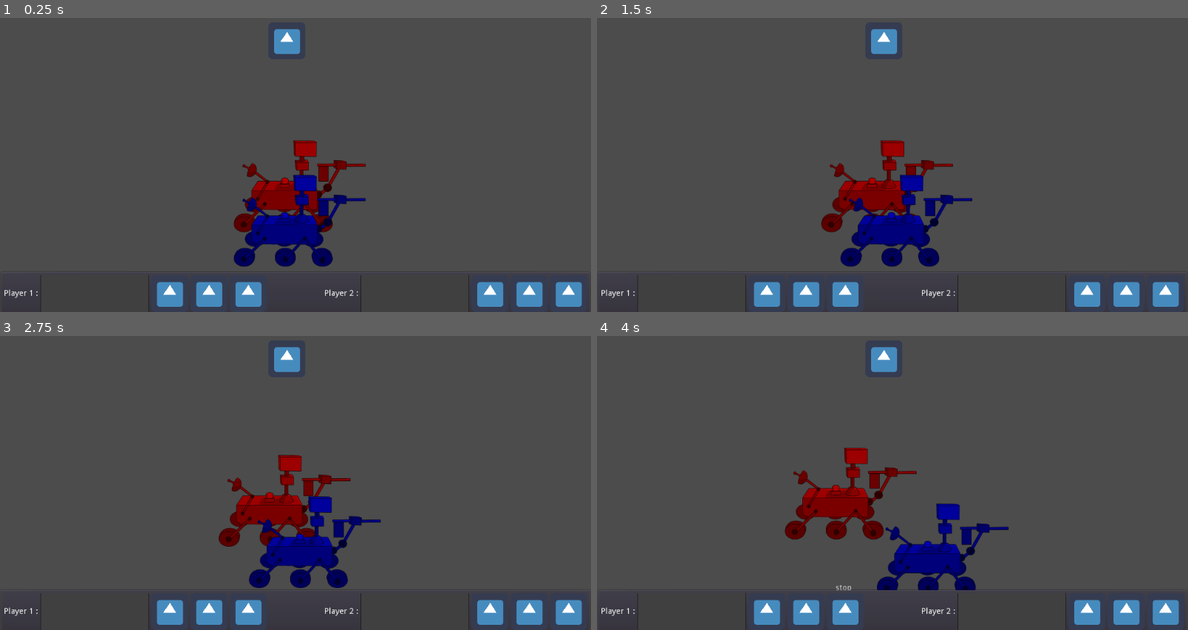
Above: before the commit, frames 1-4 (two rows, left to right).
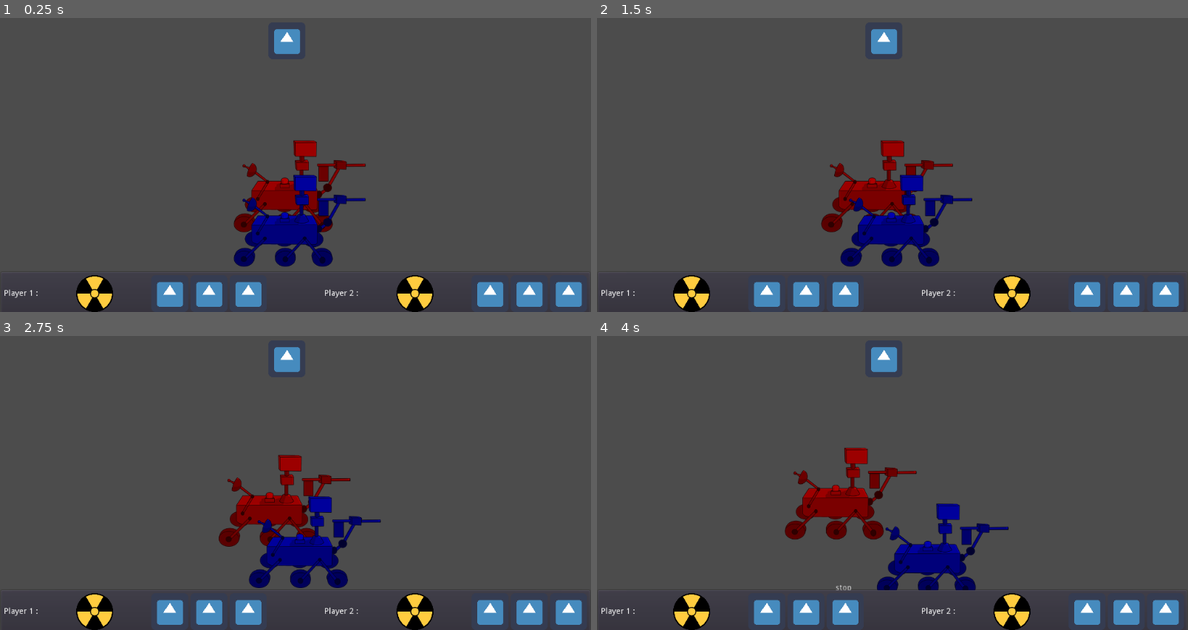
Above: after the commit, the same moments.

Repository: killicolin/SCI-GJ-3
Game: Godot game, scene res://Level1.tscn
The game is run twice, just before and just after one commit, with the same random seed, the same clock (stepped at 60 frames per second) and the same inputs. The engine's default icon, where the game draws it, is replaced by a stand-in: a white triangle on a blue panel in a dark square.
Inputs:
- Up to frame 1 (0.25 s): no input
- Up to frame 2 (1.5 s): tap Enter at 0.5 s; hold Right (p1_right) 0.53-1.28 s; hold Space (p1_action) 0.53-1.28 s; tap Down (p1_stop) at 0.8, 1.35 s
- Up to frame 3 (2.75 s): tap Q (p2_action) at 1.55 s; tap Space (p1_action) at 2 s; hold Right (p1_right) from 2.03 s (still down); hold Q (p2_action) from 2.03 s (still down); tap S (p2_stop) at 2.3 s
- Up to frame 4 (4 s): release Q (p2_action) at 2.78 s; tap S (p2_stop) at 2.85 s; tap Space (p1_action) at 3.05 s; release Right (p1_right) at 3.53 s; hold Space (p1_action) from 3.53 s (still down); tap Down (p1_stop) at 3.8 s

The runs differ from the first frame. In frame 1, 1.3% of the frame differs, in the area x 6-80%, y 87-100%; in frame 2, 1.3%; in frame 3, 1.3%; in frame 4, 1.3%.
Error after the commit: Invalid operands 'int' and 'String' in operator '=='. (res://UI/PlayerPannelUI.gd:19)

Commit message:
small changes

Diff:
--- a/Level1.tscn
+++ b/Level1.tscn
@@ -61,8 +61,8 @@
 
 [node name="background" type="Sprite" parent="backGroundCanva/ParallaxLayer"]
 visible = false
-position = Vector2( 1305, -54 )
-scale = Vector2( 13.2101, 12.4319 )
+position = Vector2( 1419.5, 391 )
+scale = Vector2( 10.7344, 9.92222 )
 texture = ExtResource( 6 )
 
 [connection signal="body_entered" from="endingArea" to="." method="_on_endingArea_body_entered"]
--- a/PlayerRobot.gd
+++ b/PlayerRobot.gd
@@ -17,6 +17,11 @@
 var debugCounter = 0
 
 var informationOrderReady = true
+
+signal pertubation_on
+signal pertubation_off
+
+var atomics = true
 
 #func ready():
 #	if player == "p1":
@@ -118,15 +123,19 @@
 	if event is InputEventKey and event.pressed:
 		if player == "p1":
 			if Input.is_action_pressed("p1_action"):
+				if atomics == true:
+					emit_signal("pertubation_on")
+					atomics = false
 				print("p1 acted")
 			if Input.is_action_pressed("p1_stop"):
-				print("p1 stopped")
 				stop()
 		elif player == "p2":
 			if Input.is_action_pressed("p2_action"):
+				if atomics == true:
+					emit_signal("pertubation_on")
+					atomics = false
 				print("p2 acted")
 			if Input.is_action_pressed("p2_stop"):
-				print("p2 stopped")
 				stop()
 
 
--- a/UI/PlayerPannelUI.gd
+++ b/UI/PlayerPannelUI.gd
@@ -5,7 +5,7 @@
 # var a = 2
 # var b = "text"
 var player = null
-
+var atomics = true
 # Called when the node enters the scene tree for the first time.
 func _ready():
 	set_player_label(player)
@@ -14,6 +14,22 @@
 	$Label.text="Player " + str(player_number) + " :"
 
 
-# Called every frame. 'delta' is the elapsed time since the previous frame.
-#func _process(delta):
-#	pass
+func _input(event):
+	if event is InputEventKey and event.pressed:
+		if player == "p1":
+			if Input.is_action_pressed("p1_action"):
+				print("p1 acted")
+		elif player == "p2":
+			if Input.is_action_pressed("p2_action"):
+				print("p2 acted")
+
+
+
+func _on_player_atomics_used():
+	$Atomics.modulate = Color(0.2,0.2,0.2)
+	atomics = false
+
+func _on_player_atomics_timeout():
+	#atomics are ready again
+	$Atomics.modulate = Color(1,1,1)
+	atomics = true
--- a/UI/PlayerPannelUI.tscn
+++ b/UI/PlayerPannelUI.tscn
@@ -1,6 +1,6 @@
 [gd_scene load_steps=4 format=2]
 
-[ext_resource path="res://Sprite_Test/Carré_.png" type="Texture" id=1]
+[ext_resource path="res://Sprite/rad.png" type="Texture" id=1]
 [ext_resource path="res://icon.png" type="Texture" id=2]
 [ext_resource path="res://UI/PlayerPannelUI.gd" type="Script" id=3]
 
@@ -25,7 +25,7 @@
 align = 1
 valign = 1
 
-[node name="TextureRect" type="TextureRect" parent="."]
+[node name="Atomics" type="TextureRect" parent="."]
 margin_left = 78.0
 margin_right = 151.0
 margin_bottom = 80.0
@@ -33,7 +33,7 @@
 size_flags_vertical = 3
 texture = ExtResource( 1 )
 expand = true
-stretch_mode = 1
+stretch_mode = 6
 
 [node name="QTE" type="HBoxContainer" parent="."]
 margin_left = 155.0
@@ -44,19 +44,25 @@
 size_flags_vertical = 4
 alignment = 1
 
-[node name="TextureRect" type="TextureRect" parent="QTE"]
+[node name="QTE1" type="TextureRect" parent="QTE"]
 margin_right = 64.0
 margin_bottom = 64.0
 texture = ExtResource( 2 )
 
-[node name="TextureRect4" type="TextureRect" parent="QTE"]
+[node name="QTE2" type="TextureRect" parent="QTE"]
 margin_left = 68.0
 margin_right = 132.0
 margin_bottom = 64.0
 texture = ExtResource( 2 )
 
-[node name="TextureRect5" type="TextureRect" parent="QTE"]
+[node name="QTE3" type="TextureRect" parent="QTE"]
 margin_left = 136.0
 margin_right = 200.0
 margin_bottom = 64.0
 texture = ExtResource( 2 )
+
+[node name="player_atomics" type="Timer" parent="."]
+wait_time = 10.0
+one_shot = true
+
+[connection signal="timeout" from="player_atomics" to="." method="_on_player_atomics_timeout"]
Binary file added: Sprite/rad.png
Not shown, added: Sprite/rad.png.import
